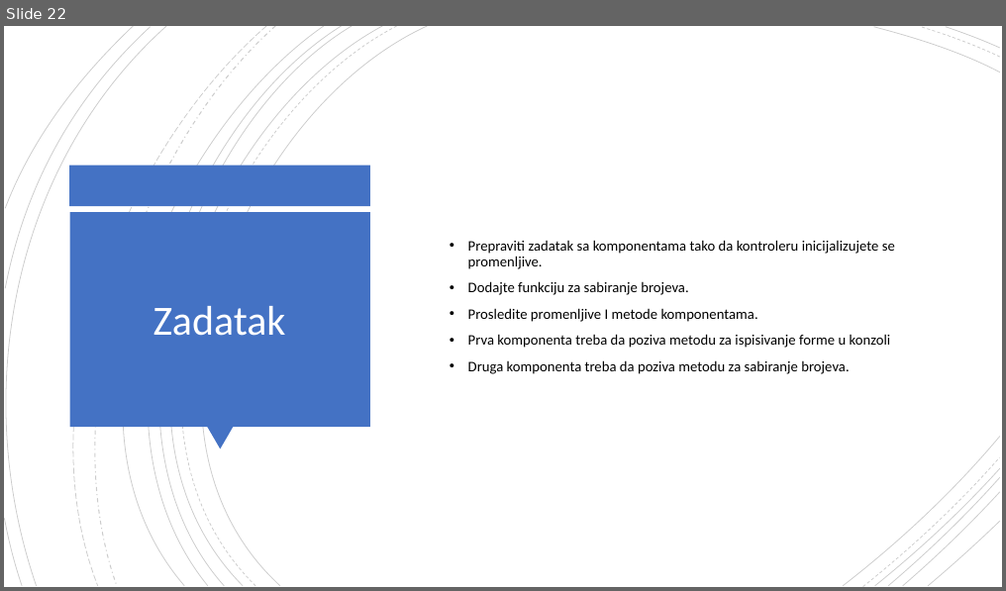
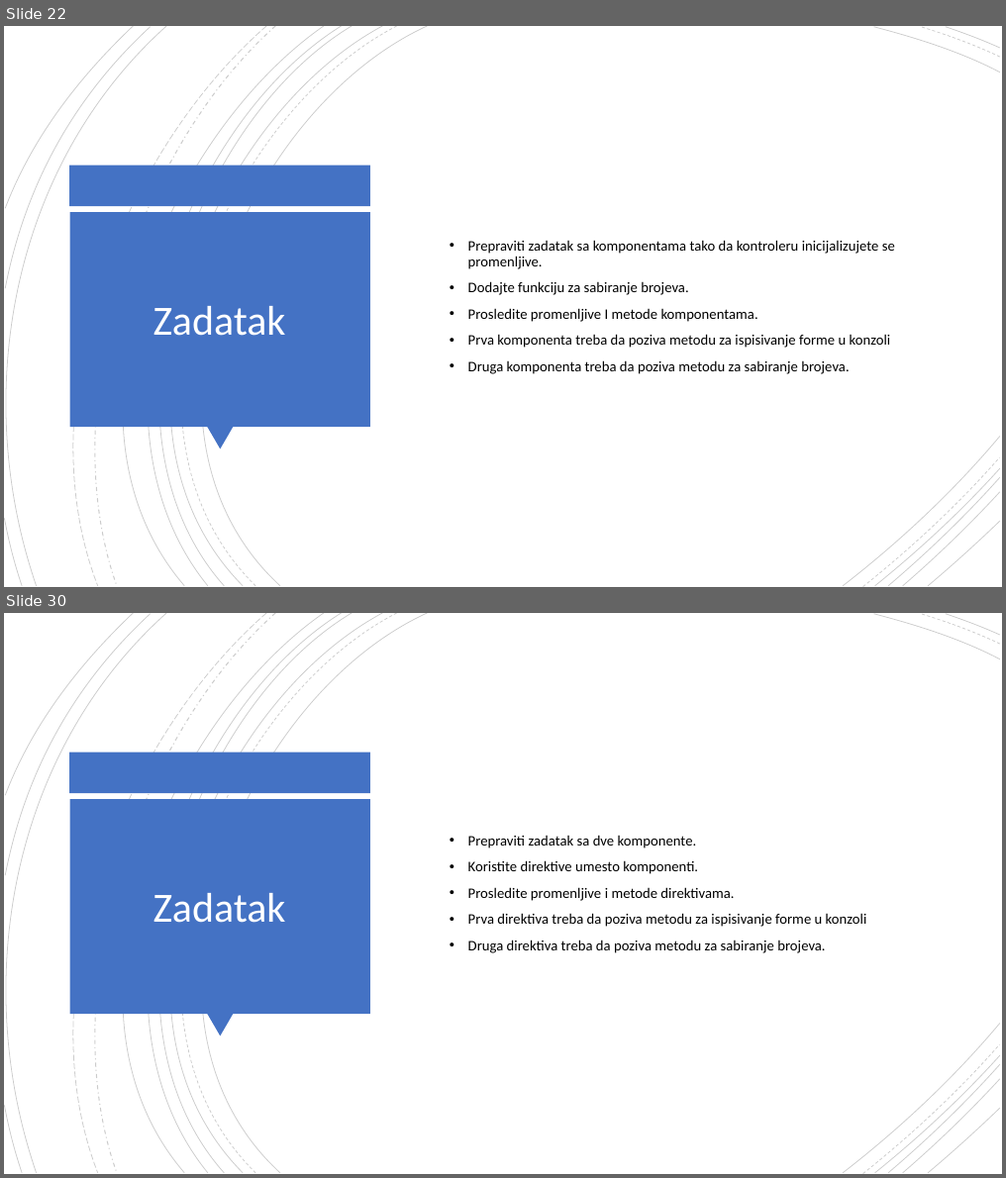
Before and after one commit to daniloMogin/kurs, a slide deck: AngularJS.pptx. Shown one above the other, each under a label of ours: slide 22 before the commit, slides 22 and 30 after it; the slides between them are not shown. The pictures are 1006x591 and 1006x1178 pixels, drawn with LibreOffice and Linux fonts; fonts in the diff are those of the drawing. Boxes give left, top, right and bottom in pixels: in the first picture for what was removed or moved away, otherwise in the second. Text is boxed around its words. In the diff, an @@ line names an element or a change of style, - is before the commit and + after.

```diff
--- a/AngularJS.pptx
+++ b/AngularJS.pptx
@@ slide 30 added at box(4, 613, 1002, 1174), background #FFFFFF @@
@@ group added at box(4, 613, 1000, 1174): 21 freeform shapes @@
@@ rectangle added at box(70, 753, 371, 793), fill #4472C4 @@
@@ rectangle added at box(70, 799, 370, 1014), fill #4472C4 @@
@@ text added at box(468, 835, 867, 954), 14 pt, text #000000 @@
+• Prepraviti zadatak sa dve komponente.
+• Koristite direktive umesto komponenti.
+• Prosledite promenljive i metode direktivama.
+• Prva direktiva treba da poziva metodu za ispisivanje forme u konzoli
+• Druga direktiva treba da poziva metodu za sabiranje brojeva.
@@ title added at box(153, 893, 286, 923), 40 pt, text #FFFFFF @@
+Zadatak
@@ triangle added at box(207, 1014, 233, 1037), fill #4472C4 @@
```
Also in this commit, not shown: 1 slide changed, 6 other slides added, 38 other files.
